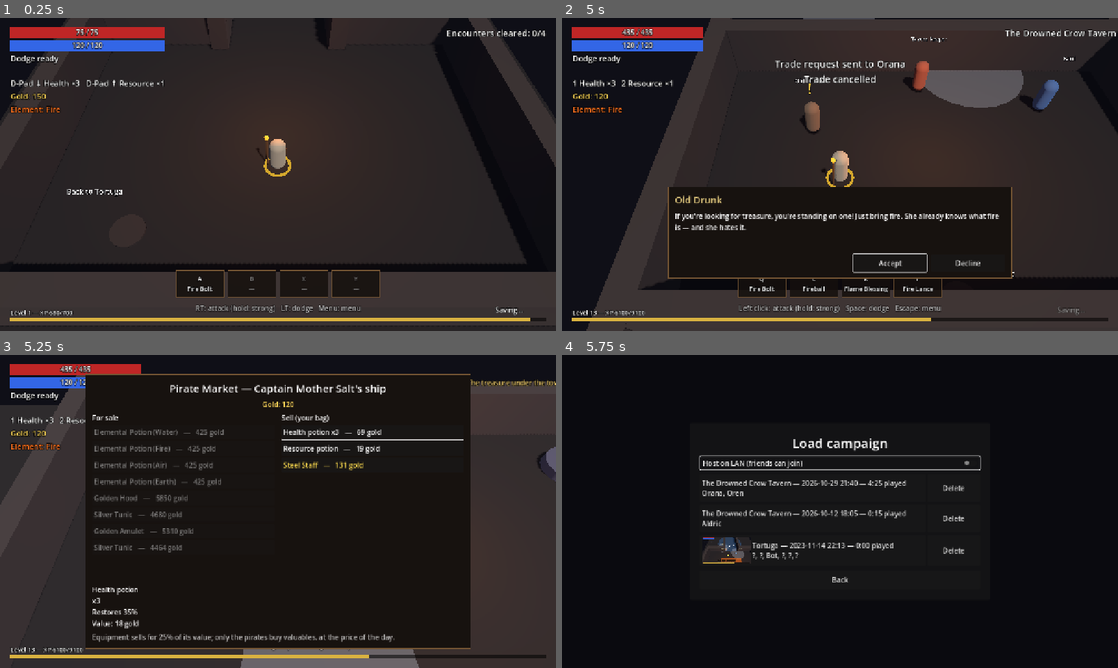
Above: before the commit, frames 1-4 (two rows, left to right).
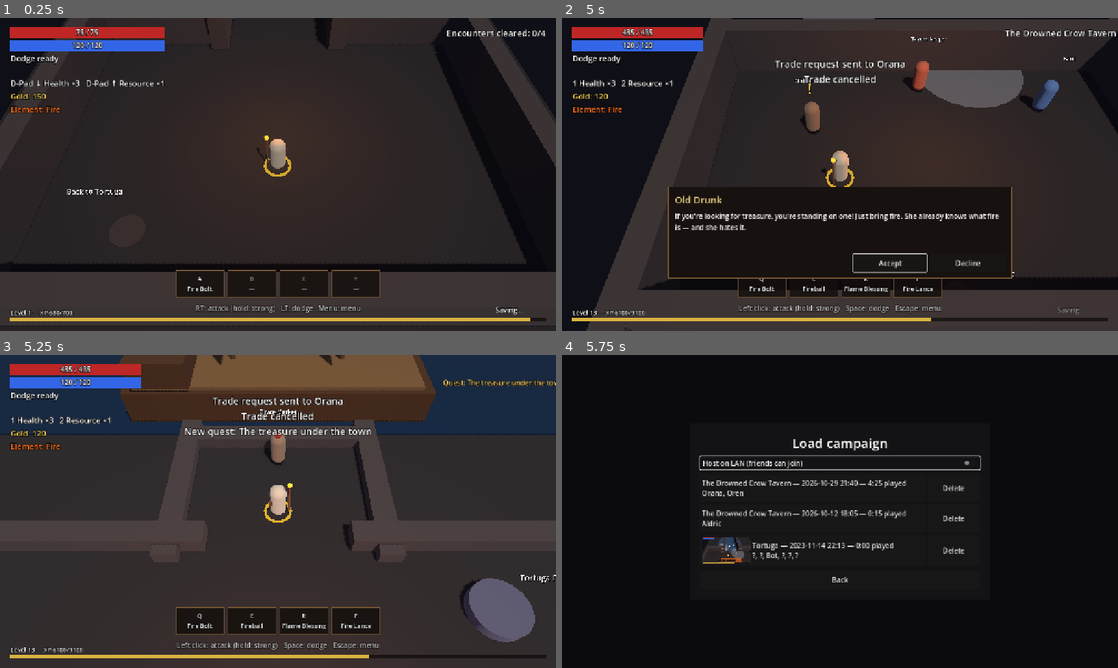
Above: after the commit, the same moments.

Repository: binascohub/southern-mercenaries
Game: Godot game, scene res://tests/ui_screens.tscn
Same seed, same stepped clock (60 frames per second), same inputs: the game is played once before the commit and once after it. This scene is started directly instead of the project's main scene.
Inputs (mouse positions are in pixels of both pictures, inside the frame that each line leads up to):
- Up to frame 1 (0.25 s): no input
- Up to frame 2 (5 s): tap Enter at 0.5 s; move the mouse to (962, 158) at 0.52 s; hold D (move_right) 0.53-1.28 s; hold Right mouse button (interact) 0.53-1.28 s; click (962, 158) at 0.67 s; move the mouse to (728, 190) at 1.27 s; hold S (move_down) 1.28-2.03 s; click (728, 190) at 1.35 s; right-click (728, 190) at 1.55 s; move the mouse to (895, 105) at 2.02 s; hold D (move_right) 2.03-2.78 s; hold C (block) 2.03-2.78 s; right-click (895, 105) at 2.3 s; move the mouse to (812, 237) at 2.77 s; hold W (move_up) 2.78-3.53 s; tap T (chat_quick) at 2.85 s; click (812, 237) at 2.92 s; right-click (812, 237) at 3.05 s; move the mouse to (1006, 221) at 3.52 s; hold Right mouse button (interact) 3.53-4.28 s; hold A (move_left) from 3.53 s (still down); tap Space (evade) at 3.6 s; move the mouse to (673, 127) at 4.27 s; right-click (673, 127) at 4.35 s
- Up to frame 3 (5.25 s): release A (move_left) at 5 s; click "Accept" at 5 s
- Up to frame 4 (5.75 s): no input

Frames 1-2 are identical in both runs. In frame 3, 68% of the frame differs, in the area x 0-100%, y 0-100%; in frame 4, nothing differs.
Error in both runs: Out of bounds get index '4' (on base: 'Array[Color]') (res://game/actors/player.gd:1078)

Commit message:
Pirate Market on a ship docked at Tortuga's port, vendor in front
Author's decision: the Pirate Market is a pirate ship docked in the port;
a pirate NPC in front of the ship sells. The port gets a low quay wall
and a pier (dock room) leading to the ship over the sea; the vendor at
the end of the pier opens the shop. Rooms can set a lower wall height;
ship and sea are scenery props. Docs updated (04-tortuga-e-missoes.md).

Co-Authored-By: Claude Opus 5.5 <noreply@anthropic.com>
Claude-Session: https://claude.ai/code/session_01MWiCKsBtrMFkhtUwdNioUQ

Diff:
--- a/data/arenas.json
+++ b/data/arenas.json
@@ -171,7 +171,7 @@
     ]
   },
   "tortuga": {
-    "_comment": "Tortuga, área externa (04-tortuga-e-missoes.md, seção 2): Rua Principal com as bancas, o bueiro e a porta da Taverna; ao norte o porto com o Mercado Pirata e o Portal. Geometria provisória até os modelos.",
+    "_comment": "Tortuga, área externa (04-tortuga-e-missoes.md, seção 2): Rua Principal com as bancas, o bueiro e a porta da Taverna; ao norte o porto (cais baixo, de onde se vê o mar) com o Portal e a doca, onde o navio pirata atracado é o Mercado Pirata, com o vendedor na frente do navio (decisão do autor). Geometria provisória até os modelos.",
     "name_key": "AREA_TORTUGA",
     "town": true,
     "outdoor": true,
@@ -206,9 +206,26 @@
           14
         ],
         "doors": [
+          "south",
+          "north"
+        ],
+        "torch": true,
+        "wall_height": 0.8
+      },
+      {
+        "id": "dock",
+        "center": [
+          0,
+          -25
+        ],
+        "size": [
+          8,
+          6
+        ],
+        "doors": [
           "south"
         ],
-        "torch": true
+        "wall_height": 0.6
       }
     ],
     "encounters": [],
@@ -285,24 +302,50 @@
         "requires": "sewer_entrance"
       },
       {
+        "id": "portal",
+        "kind": "sign",
+        "name_key": "PROP_PORTAL",
+        "position": [
+          8,
+          -19
+        ],
+        "text_key": "PROP_PORTAL_LOCKED"
+      },
+      {
         "id": "pirate_market",
         "kind": "shop",
         "shop": "pirate",
+        "look": "vendor",
         "name_key": "SHOP_PIRATE",
-        "position": [
-          -6,
-          -18
-        ]
-      },
-      {
-        "id": "portal",
-        "kind": "sign",
-        "name_key": "PROP_PORTAL",
-        "position": [
-          8,
-          -19
-        ],
-        "text_key": "PROP_PORTAL_LOCKED"
+        "color": [
+          0.6,
+          0.18,
+          0.15
+        ],
+        "position": [
+          0,
+          -26.6
+        ]
+      },
+      {
+        "id": "pirate_ship",
+        "kind": "ship",
+        "position": [
+          0,
+          -32.5
+        ]
+      },
+      {
+        "id": "sea",
+        "kind": "water",
+        "position": [
+          0,
+          -38
+        ],
+        "size": [
+          80,
+          19
+        ]
       }
     ]
   },
--- a/game/levels/prototype_arena.gd
+++ b/game/levels/prototype_arena.gd
@@ -970,7 +970,9 @@
 	_props.clear()
 	_prop_markers.clear()
 	for prop: Dictionary in arena.get("props", []):
-		_props.append(prop)
+		# Cenário (navio, mar) não é interagível.
+		if prop.kind not in ["ship", "water"]:
+			_props.append(prop)
 		var at := Vector3(prop.position[0], 0, prop.position[1])
 		var node := Node3D.new()
 		_area_root.add_child(node)
@@ -978,10 +980,30 @@
 		var label_key: String = prop.get("name_key", "")
 		var color := Color(0.5, 0.4, 0.3)
 		match String(prop.kind):
+			"shop" when prop.get("look", "") == "vendor":
+				# Vendedor em pé (o pirata na frente do navio): corpo e lenço na cabeça.
+				var c: Array = prop.get("color", [0.6, 0.2, 0.15])
+				var body := CapsuleMesh.new()
+				body.radius = 0.35
+				body.height = 1.7
+				_prop_mesh(node, body, Vector3.ONE, Vector3(0, 0.85, 0), Color(0.55, 0.45, 0.35))
+				_prop_mesh(node, SphereMesh.new(), Vector3(0.42, 0.2, 0.42), Vector3(0, 1.72, 0), Color(c[0], c[1], c[2]))
 			"shop":
 				# Banca: balcão e toldo.
 				_prop_mesh(node, BoxMesh.new(), Vector3(2.4, 1.0, 1.0), Vector3(0, 0.5, 0), Color(0.42, 0.3, 0.2))
 				_prop_mesh(node, BoxMesh.new(), Vector3(2.8, 0.1, 1.6), Vector3(0, 2.2, 0), Color(0.6, 0.25, 0.2))
+			"ship":
+				# Navio pirata atracado: casco, convés, dois mastros e velas escuras.
+				_prop_mesh(node, BoxMesh.new(), Vector3(16, 2.4, 6), Vector3(0, 0.6, 0), Color(0.3, 0.2, 0.12))
+				_prop_mesh(node, BoxMesh.new(), Vector3(15, 0.2, 5.4), Vector3(0, 1.85, 0), Color(0.45, 0.33, 0.2))
+				_prop_mesh(node, BoxMesh.new(), Vector3(3, 1.4, 5.6), Vector3(-6, 2.6, 0), Color(0.3, 0.2, 0.12))
+				for x in [-2.5, 3.5]:
+					_prop_mesh(node, CylinderMesh.new(), Vector3(0.3, 4.5, 0.3), Vector3(x, 6.0, 0), Color(0.35, 0.25, 0.15))
+					_prop_mesh(node, BoxMesh.new(), Vector3(0.1, 4.0, 4.6), Vector3(x + 0.3, 7.2, 0), Color(0.2, 0.2, 0.22))
+			"water":
+				# Mar do porto: um plano simples (04-tortuga-e-missoes.md, seção 6).
+				var size: Array = prop.get("size", [40, 20])
+				_prop_mesh(node, BoxMesh.new(), Vector3(size[0], 0.1, size[1]), Vector3(0, 0.02, 0), Color(0.07, 0.16, 0.24))
 			"npc":
 				var npc: Dictionary = GameData.npcs.get(prop.npc, {})
 				label_key = npc.get("name_key", "")
@@ -1048,25 +1070,27 @@
 		var box := AABB(c - half, half * 2.0)
 		bounds = box if i == 0 else bounds.merge(box)
 		var doors: Array = room.get("doors", [])
-		_wall_x(c.x, c.z - half.z, half.x * 2.0, "north" in doors)
-		_wall_x(c.x, c.z + half.z, half.x * 2.0, "south" in doors)
-		_box(Vector3(c.x - half.x - 0.5, WALL_HEIGHT / 2, c.z), Vector3(1, WALL_HEIGHT, half.z * 2.0 + 2.0), WALL_COLOR)
-		_box(Vector3(c.x + half.x + 0.5, WALL_HEIGHT / 2, c.z), Vector3(1, WALL_HEIGHT, half.z * 2.0 + 2.0), WALL_COLOR)
+		# Mureta baixa no cais e na doca (dá para ver o mar); paredes normais no resto.
+		var height := float(room.get("wall_height", WALL_HEIGHT))
+		_wall_x(c.x, c.z - half.z, half.x * 2.0, "north" in doors, height)
+		_wall_x(c.x, c.z + half.z, half.x * 2.0, "south" in doors, height)
+		_box(Vector3(c.x - half.x - 0.5, height / 2, c.z), Vector3(1, height, half.z * 2.0 + 2.0), WALL_COLOR)
+		_box(Vector3(c.x + half.x + 0.5, height / 2, c.z), Vector3(1, height, half.z * 2.0 + 2.0), WALL_COLOR)
 	var center := bounds.get_center()
 	_box(Vector3(center.x, -0.5, center.z), Vector3(bounds.size.x + 4, 1, bounds.size.z + 4), FLOOR_COLOR)
 
 
 ## Parede ao longo de x; com porta, deixa um vão de DOOR_WIDTH no meio.
-func _wall_x(cx: float, z: float, width: float, door: bool) -> void:
+func _wall_x(cx: float, z: float, width: float, door: bool, height := WALL_HEIGHT) -> void:
 	var gap := minf(DOOR_WIDTH, width) if door else 0.0
 	var side := (width - gap) / 2.0
 	if side <= 0.01:
 		return
 	if door:
-		_box(Vector3(cx - gap / 2 - side / 2, WALL_HEIGHT / 2, z), Vector3(side, WALL_HEIGHT, 1), WALL_COLOR)
-		_box(Vector3(cx + gap / 2 + side / 2, WALL_HEIGHT / 2, z), Vector3(side, WALL_HEIGHT, 1), WALL_COLOR)
+		_box(Vector3(cx - gap / 2 - side / 2, height / 2, z), Vector3(side, height, 1), WALL_COLOR)
+		_box(Vector3(cx + gap / 2 + side / 2, height / 2, z), Vector3(side, height, 1), WALL_COLOR)
 	else:
-		_box(Vector3(cx, WALL_HEIGHT / 2, z), Vector3(width, WALL_HEIGHT, 1), WALL_COLOR)
+		_box(Vector3(cx, height / 2, z), Vector3(width, height, 1), WALL_COLOR)
 
 
 func _box(center: Vector3, box_size: Vector3, color: Color) -> void:
--- a/tests/smoke_arena.gd
+++ b/tests/smoke_arena.gd
@@ -551,7 +551,7 @@
 	c = player.character
 	check.call(int(c.data.gold) == gold - 18 and c.count_of("potion_health") == potions + 1, "compra poção de vida por 18")
 	# Mercado Pirata: Poção Elemental e venda de equipamento e valiosos.
-	player.teleport_to(Vector3(-6, 0, -17))
+	player.teleport_to(Vector3(0, 0, -25.4))  # ponta da doca, na frente do navio
 	gold = int(c.data.gold)
 	town._rpc_buy("pirate", 0)
 	c = player.character
--- a/tests/ui_screens.gd
+++ b/tests/ui_screens.gd
@@ -29,7 +29,9 @@
 const STREET_FRAME := 302
 const STREET_SHOT := 310
 const SHOP_FRAME := 312
-const SHOP_SHOT := 318
+const SHIP_SHOT := 316
+const SHOP_OPEN := 318
+const SHOP_SHOT := 322
 const MENU_FRAME := 330
 
 var _dir := "user://"
@@ -85,7 +87,11 @@
 	elif _frame == STREET_SHOT:
 		await _shot("tortuga.png")
 	elif _frame == SHOP_FRAME:
-		_open_pirate_market()
+		_go_to_dock()
+	elif _frame == SHIP_SHOT:
+		await _shot("pirate_ship.png")
+	elif _frame == SHOP_OPEN:
+		_arena.request_interact(_arena.local_player)
 	elif _frame == SHOP_SHOT:
 		await _shot("shop.png")
 		_arena._shop_menu.close()
@@ -191,11 +197,12 @@
 	_arena._camera.snap()
 
 
-func _open_pirate_market() -> void:
-	var player: Player = _arena.local_player
-	player.teleport_to(Vector3(-6, 0, -16.5))
+## Doca do porto: o navio pirata atracado e o vendedor na frente dele.
+func _go_to_dock() -> void:
+	var player: Player = _arena.local_player
+	player.teleport_to(Vector3(0, 0, -23.5))
+	player.facing = Vector2(0, -1)
 	_arena._camera.snap()
-	_arena.request_interact(player)
 
 
 func _stop_bot() -> void:
Not shown, changed: CHANGELOG.md
Not shown, changed: docs/04-tortuga-e-missoes.md
